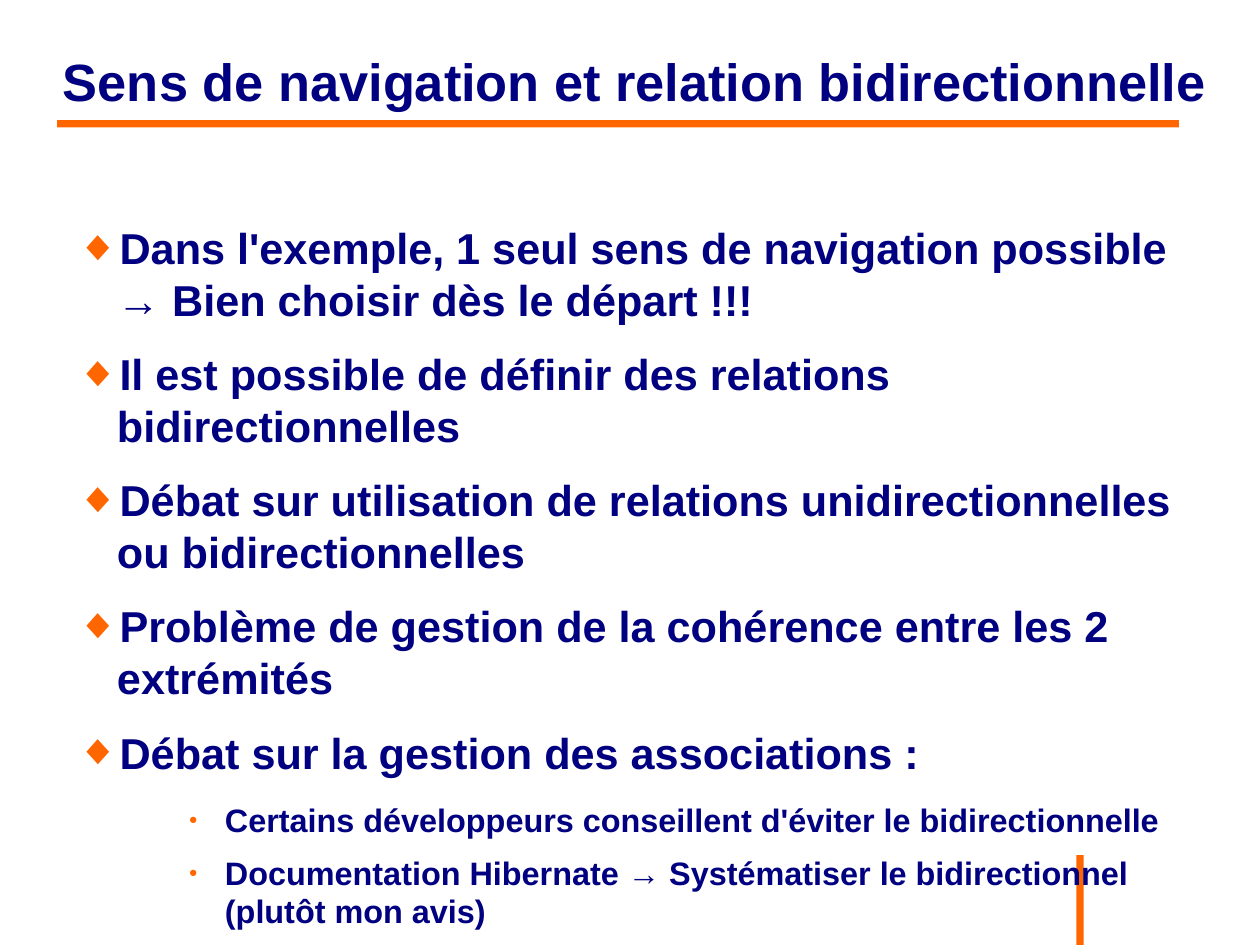
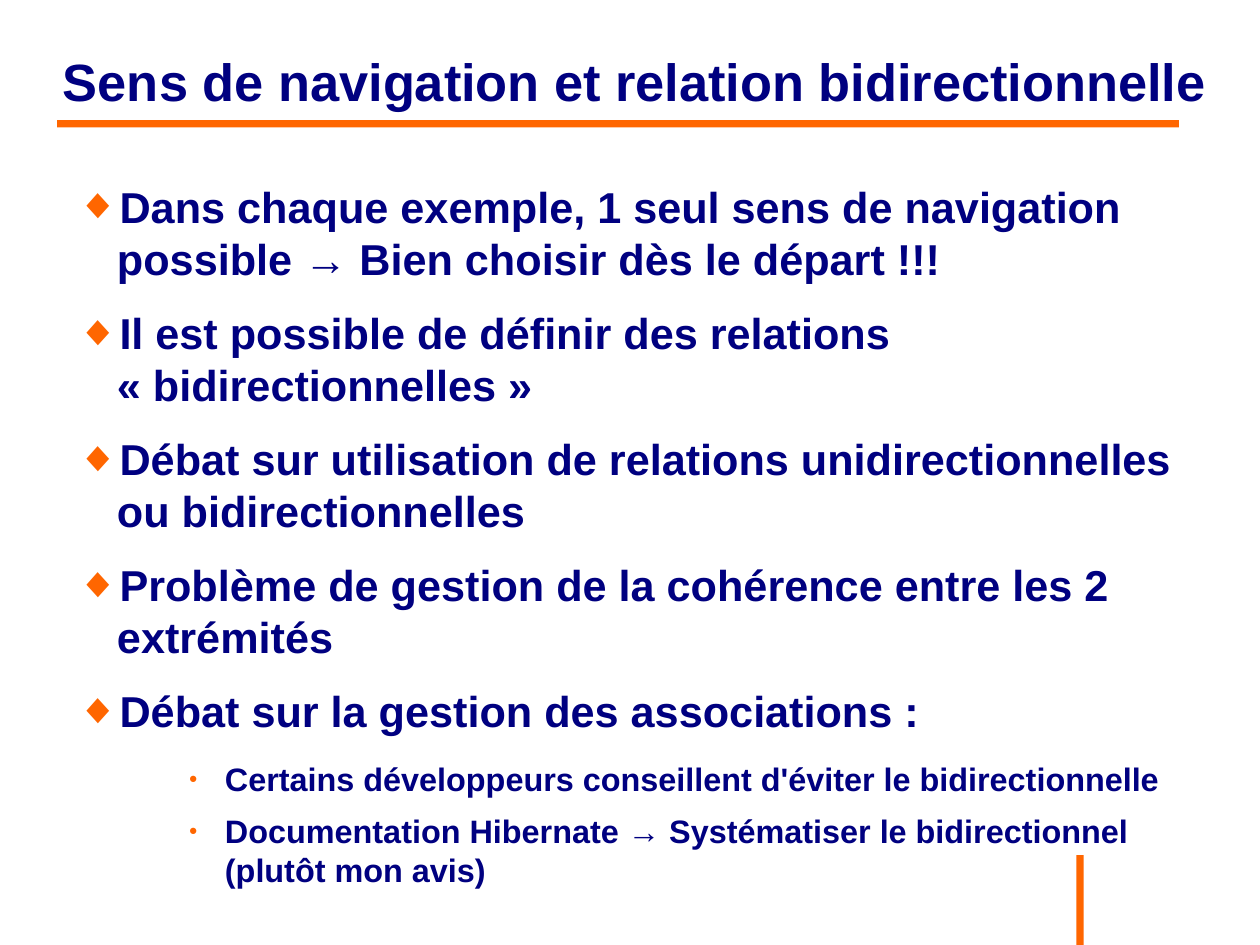
Before and after one commit to philphils/formation-hibernate-basique, a slide deck: slide 81 of Documentation/diapo_formation_hibernate.odp. Drawn at 1260x945 pixels with LibreOffice and Linux fonts; fonts in the diff are those of the drawing; background and template pictures are left out. Boxes give left, top, right and bottom in pixels: in the first picture for what was removed or moved away, otherwise in the second. Text is boxed around its words. In the diff, an @@ line names an element or a change of style, - is before the commit and + after.

```diff
--- a/Documentation/diapo_formation_hibernate.odp
+++ b/Documentation/diapo_formation_hibernate.odp
@@ text "Dans chaque exemple, 1 seul ...": place and size @@
-text "Dans chaque exemple, 1 seul ..." at bbox=[117, 232, 1171, 930]
+text "Dans chaque exemple, 1 seul ..." at bbox=[117, 191, 1171, 888]
@@ text at bbox=[117, 191, 1121, 402]: text changed @@
-◆ Dans l'exemple, 1 seul sens de navigation possible → Bien choisir dès le départ !!!
-◆ Il est possible de définir des relations bidirectionnelles
+◆ Dans chaque exemple, 1 seul sens de navigation possible → Bien choisir dès le départ !!!
+◆ Il est possible de définir des relations « bidirectionnelles »
```
Also in this commit, not shown: 10 other slides changed.
